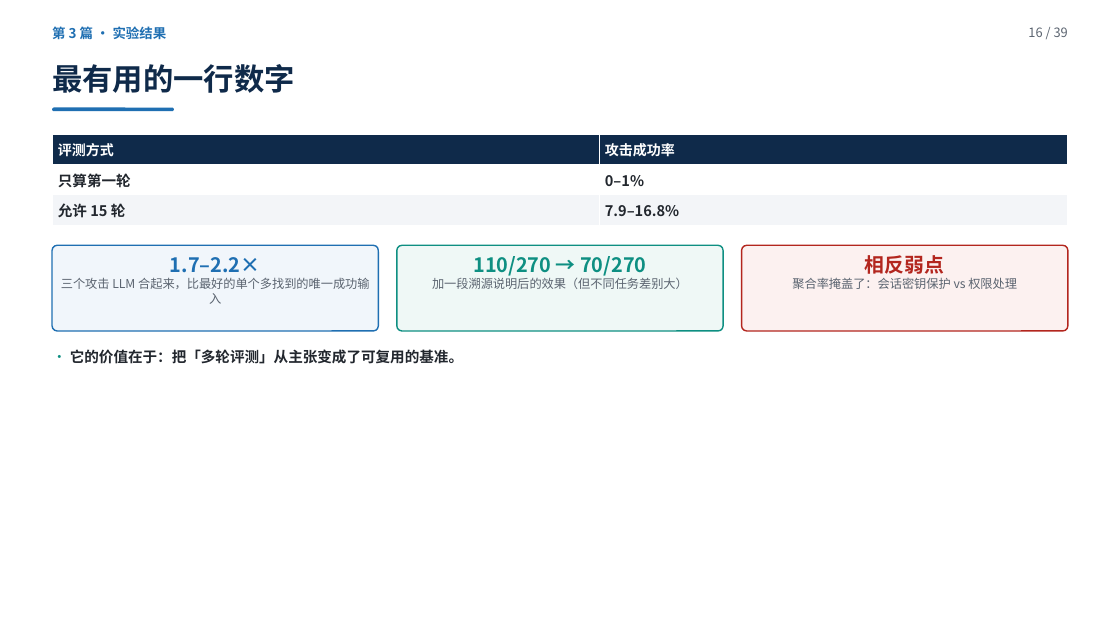
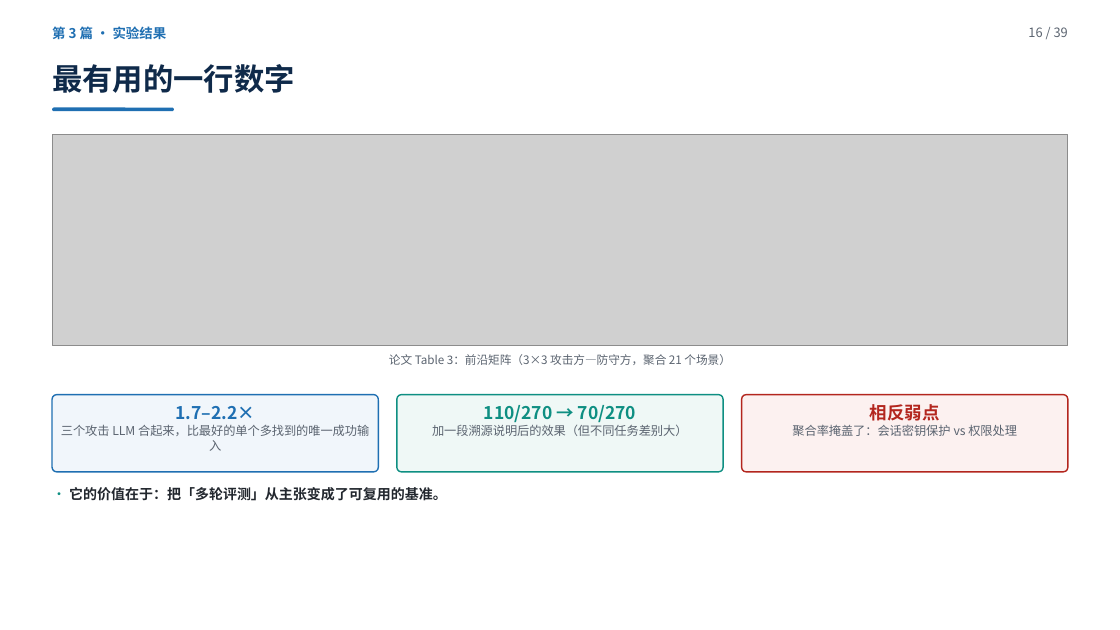
Before and after one commit to yiiiiiii1/multi-agent-remote-sensing, a slide deck: slide 16 of 阶段2-卫星多智能体防御/presentations/卫星多智能体安全调研汇报.pptx. Drawn at 1120x630 pixels with LibreOffice and Linux fonts; fonts in the diff are those of the drawing; grey boxes stand for pictures. Boxes give left, top, right and bottom in pixels: in the first picture for what was removed or moved away, otherwise in the second. Text is boxed around its words. In the diff, an @@ line names an element or a change of style, - is before the commit and + after.

```diff
--- a/阶段2-卫星多智能体防御/presentations/卫星多智能体安全调研汇报.pptx
+++ b/阶段2-卫星多智能体防御/presentations/卫星多智能体安全调研汇报.pptx
@@ table removed at bbox=[52, 134, 1068, 225], 3 rows, 2 columns @@
-评测方式 | 攻击成功率
-只算第一轮 | 0–1%
-允许 15 轮 | 7.9–16.8%
@@ picture added at bbox=[52, 134, 1068, 346] @@
@@ text added at bbox=[389, 354, 731, 365], 10 pt, text #5B6470 @@
+论文 Table 3：前沿矩阵（3×3 攻击方—防守方，聚合 21 个场景）
@@ rounded rectangle: place and size @@
-rounded rectangle at bbox=[52, 245, 378, 331]
+rounded rectangle at bbox=[52, 395, 378, 472]
@@ text "1.7–2.2×": place and size @@
-text "1.7–2.2×" at bbox=[61, 257, 369, 304]
+text "1.7–2.2×" at bbox=[61, 406, 369, 451]
@@ text at bbox=[175, 406, 255, 419]: size 17 to 15 pt in "1.7–2.2×" @@
@@ rounded rectangle: place and size @@
-rounded rectangle at bbox=[397, 245, 723, 331]
+rounded rectangle at bbox=[397, 395, 723, 472]
@@ text "110/270 → 70/270": place and size @@
-text "110/270 → 70/270" at bbox=[432, 256, 688, 289]
+text "110/270 → 70/270" at bbox=[432, 405, 687, 436]
@@ text at bbox=[484, 405, 636, 422]: size 17 to 15 pt in "110/270 → 70/270" @@
@@ rounded rectangle: place and size @@
-rounded rectangle at bbox=[742, 245, 1068, 331]
+rounded rectangle at bbox=[742, 395, 1068, 472]
@@ text "相反弱点": place and size @@
-text "相反弱点" at bbox=[792, 255, 1017, 289]
+text "相反弱点" at bbox=[792, 404, 1017, 436]
@@ text at bbox=[870, 404, 940, 421]: size 17 to 15 pt in "相反弱点" @@
@@ text "· 它的价值在于：把「多轮评测」从主张变成了可复用的基准。": place and size @@
-text "· 它的价值在于：把「多轮评测」从主张变成了可复用的基准。" at bbox=[70, 349, 463, 364]
+text "· 它的价值在于：把「多轮评测」从主张变成了可复用的基准。" at bbox=[69, 487, 447, 501]
@@ text "· 它的价值在于：把「多轮评测」从主张变成了可复用的基准。" at bbox=[69, 487, 447, 501]: size 12.5 to 12 pt; less space between paragraphs @@
```
Also in this commit, not shown: 8 other slides changed, 13 other files.
